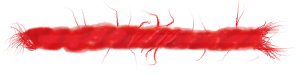
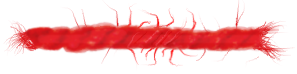
Revision of a layered 297x74 image; what changed, layer by layer:
painted on "Layer #1" over [123, 3, 198, 67]
